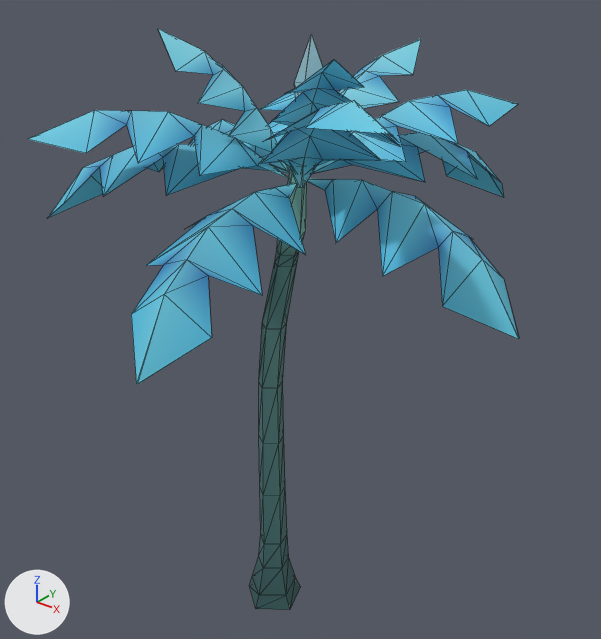
The glTF model public/models/vegetation/alien-tree/alien_tree_lod2.glb, before and after one commit.
Both versions are drawn from a 50 mm camera at (3.64, -4.19, 5.22) aimed at (0.11, 0.23, 2.49). Every picture has the same lights, and +X, +Y and +Z are marked at lower left. The picture after the commit comes second. Mesh edges are drawn as thin lines. Vertices at exactly the same position are counted once.

Names of what the first picture shows: 'AlienTree'.
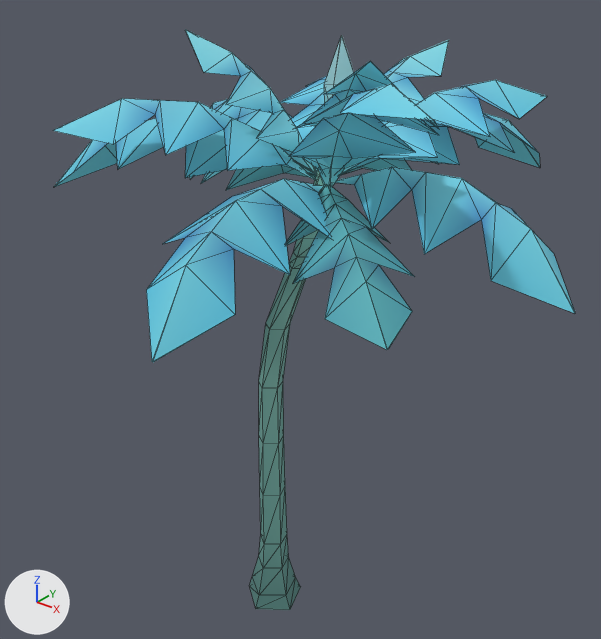
What differs and where, as boxes [x1, y1, x2, y2] in the pictures (601 x 639 px; the box of a moved part takes in the faces that stretch with it):
'AlienTree', recoloured, reshaped (6% wider)
    before: [28, 28, 519, 610]
    after: [53, 30, 575, 610]
part 1 of me_alientree, moved or reshaped
    before: [338, 39, 421, 134]
    after: [381, 40, 449, 125]
part 2 of me_alientree, moved or reshaped
    before: [271, 60, 364, 188]
    after: [304, 61, 398, 187]
part 3 of me_alientree, moved or reshaped
    before: [158, 28, 290, 173]
    after: [185, 30, 317, 176]
part 4 of me_alientree, moved or reshaped
    before: [294, 34, 323, 98]
    after: [324, 35, 354, 102]
part 5 of me_alientree, rebuilt
    before: [189, 119, 291, 170]
    after: [190, 165, 316, 190]
part 6 of me_alientree, rebuilt (13% taller)
    before: [312, 90, 518, 173]
    after: [341, 80, 547, 174]
part 7 of me_alientree, rebuilt (9% wider, 7% shorter)
    before: [48, 144, 289, 218]
    after: [54, 118, 316, 187]
part 8 of me_alientree, rebuilt
    before: [259, 89, 296, 144]
    after: [281, 76, 327, 140]
part 9 of me_alientree, rebuilt (9% wider, 22% taller)
    before: [262, 100, 400, 172]
    after: [289, 83, 439, 171]
part 10 of me_alientree, rebuilt (9% shorter)
    before: [131, 183, 306, 384]
    after: [146, 179, 331, 362]
part 11 of me_alientree, rebuilt (19% taller)
    before: [28, 110, 290, 179]
    after: [53, 99, 317, 181]
part 12 of me_alientree, rebuilt (13% wider, 8% shorter)
    before: [307, 179, 519, 339]
    after: [335, 166, 575, 313]
part 13 of me_alientree, rebuilt
    before: [313, 132, 504, 197]
    after: [342, 113, 540, 174]
part 14 of me_alientree, added
    after: [210, 99, 318, 173]
part 15 of me_alientree, added (cyan)
    after: [286, 185, 415, 350]
part 16 of me_alientree, added (cyan)
    after: [341, 158, 438, 175]
part 17 of me_alientree, moved or reshaped
    before: [259, 169, 307, 388]
    after: [259, 170, 324, 388]
part 18 of me_alientree, recoloured (dark cyan to cyan)
    both: [250, 382, 301, 610]

Diff of the bpy script that builds the scene:
```diff
--- a/public/models/vegetation/alien-tree/alien_tree_lod2.glb.py
+++ b/public/models/vegetation/alien-tree/alien_tree_lod2.glb.py
@@ mat_banded_teal_bark @@
 n0 = _N.new('ShaderNodeBsdfPrincipled'); n0.name = 'Principled BSDF'
 n0.inputs[2].default_value = 0.87  # 'Roughness'
-n0.inputs[27].default_value = (0.004, 0.012, 0.012, 1.0)  # 'Emission Color', black #0d1d1d
+n0.inputs[27].default_value = (0.02, 0.052, 0.05, 1.0)  # 'Emission Color', dark cyan #27403f
 n0.inputs[28].default_value = 1.0  # 'Emission Strength'
@@ mat_waxy_blue_leaf_tissue @@
 n0 = _N.new('ShaderNodeBsdfPrincipled'); n0.name = 'Principled BSDF'
 n0.inputs[2].default_value = 0.72  # 'Roughness'
-n0.inputs[27].default_value = (0.01, 0.045, 0.065, 1.0)  # 'Emission Color', dark cyan #193c48
+n0.inputs[27].default_value = (0.03, 0.095, 0.098, 1.0)  # 'Emission Color', dark cyan #305758
 n0.inputs[28].default_value = 1.0  # 'Emission Strength'
@@ me_alientree @@
-me_alientree.from_pydata(...)  # 368 vertices, 476 faces; spans x -1.65..1.98, y -1.69..1.95, z -0.12..4.58
+me_alientree.from_pydata(...)  # 440 vertices, 560 faces; spans x -1.59..2.26, y -1.73..2.18, z -0.12..4.58
+# me_alientree part 1: the loose piece of 24 vertices spanning x 0.01..0.64, y 0.13..1.05, z 3.64..4.46 is moved by (0.18, 0.07, 0.0)
+# me_alientree part 2: the loose piece of 24 vertices spanning x 0.25..1.0, y -0.61..0.05, z 3.58..4.56 is moved by (0.18, 0.07, 0.0)
+# me_alientree part 3: the loose piece of 24 vertices spanning x -0.55..0.17, y -0.46..0.13, z 3.66..4.58 is moved by (0.18, 0.07, 0.0)
+# me_alientree part 4: the loose piece of 18 vertices spanning x 0.21..0.41, y -0.1..0.17, z 3.64..4.57 is moved by (0.18, 0.07, 0.0)
+# me_alientree part 5: the loose piece of 24 vertices spanning x -1.65..0.17, y -0.02..0.92, z 3.21..3.82 is rebuilt with 24 vertices and now spans x -1.59..0.34, y 0.02..0.93, z 3.23..3.67
+# me_alientree part 6: the loose piece of 24 vertices spanning x 0.24..1.18, y 0.11..1.31, z 3.65..4.17 is rebuilt with 24 vertices and now spans x 0.42..1.35, y 0.18..1.37, z 3.65..4.25
+# me_alientree part 7: the loose piece of 24 vertices spanning x -1.64..0.17, y -0.81..0.17, z 3.15..3.81 is rebuilt with 24 vertices and now spans x -1.55..0.34, y -0.78..0.24, z 3.4..3.99
+# me_alientree part 8: the loose piece of 24 vertices spanning x -0.71..0.19, y 0.12..1.47, z 3.63..4.08 is rebuilt with 24 vertices and now spans x -0.55..0.37, y 0.19..1.54, z 3.63..4.16
+# me_alientree part 9: the loose piece of 24 vertices spanning x 0.25..1.62, y -1.01..0.05, z 3.66..4.4 is rebuilt with 24 vertices and now spans x 0.43..1.79, y -0.95..0.12, z 3.66..4.48
+# me_alientree part 10: the loose piece of 24 vertices spanning x -0.09..0.79, y -1.69..0.02, z 2.94..3.69 is rebuilt with 24 vertices and now spans x 0.08..1.0, y -1.73..0.09, z 3.16..3.8
+# me_alientree part 11: the loose piece of 24 vertices spanning x -0.96..0.19, y -1.18..0.05, z 3.63..4.12 is rebuilt with 24 vertices and now spans x -0.78..0.36, y -1.11..0.12, z 3.63..4.21
+# me_alientree part 12: the loose piece of 24 vertices spanning x 0.27..1.98, y -0.48..0.42, z 3.06..3.73 is rebuilt with 24 vertices and now spans x 0.45..2.26, y -0.44..0.5, z 3.28..3.86
+# me_alientree part 13: the loose piece of 24 vertices spanning x 0.04..1.02, y 0.13..1.95, z 3.16..3.81 is rebuilt with 24 vertices and now spans x 0.21..1.23, y 0.2..2.11, z 3.41..4.0
+# me_alientree part 14: a new loose piece of 24 vertices spanning x -1.55..0.34, y 0.04..1.03, z 3.46..4.01, in mat_waxy_blue_leaf_tissue
+# me_alientree part 15: a new loose piece of 24 vertices spanning x 0.42..1.74, y -1.14..0.11, z 3.33..3.64, in mat_waxy_blue_leaf_tissue
+# me_alientree part 16: a new loose piece of 24 vertices spanning x -0.14..0.64, y 0.2..2.18, z 3.35..3.72, in mat_waxy_blue_leaf_tissue
+# me_alientree part 17
+# 26 vertices are removed from x -0.06..0.27, y -0.08..0.15, z 2.5..3.74
+# 55 faces are deleted
+# 26 vertices are added at x -0.03..0.45, y -0.06..0.2, z 2.5..3.74
+# 55 new faces join them, mat_banded_teal_bark
+# me_alientree part 18: 65 kept faces spanning x -0.22..0.24, y -0.25..0.2, z -0.12..2.0 get new vertex colours; the middle colour goes from dark cyan #3b6364 to cyan #53827a
 me_alientree.materials.append(mat_banded_teal_bark)
```
